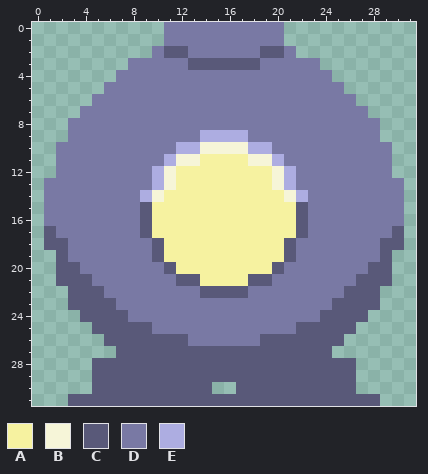
Pixel-art file -- Tests/art_src/bathy.ase. The picture above was drawn from the file before the commit.
32x32 pixels, 1 frame.
Palette (. is transparent): A #f6f2a0  B #f6f5d8  C #595979  D #7979a4  E #adade1
After:
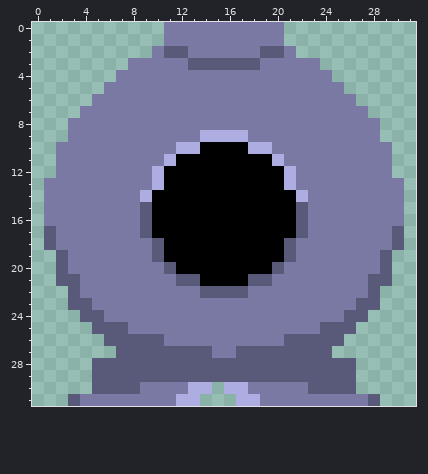
Change:
Colour A changes from #f6f2a0 to #000000.
Layers "Layer 1 Copy Copy #3", "Layer 1 Copy Copy #2", "Layer 1 Copy Copy":
Colour B gives way to colour A in row 10 at x 14 to 17; in row 11 at x 12 to 13 and 18 to 19; in rows 12 to 13 at x 11 and 20; in row 14 at x 10 and 21.
Colour C gives way to colour D in row 18 at x 2 and 29; in row 20 at x 3 and 28; in row 21 at x 4 and 27; in row 22 at x 4 to 5 and 26 to 27; in row 23 at x 5 to 6 and 25 to 26; in row 24 at x 6 to 7 and 24 to 25.
Colour C gives way to colour D in row 25 at x 8 to 9 and 22 to 23; in row 26 at x 11 to 12 and 19 to 20; in row 27 at x 15 to 16; in row 30 at x 9 to 12 and 18 to 22; in row 31 at x 4 to 11 and 19 to 27.
The edit adds colour E in row 30 at x 16.
Colour C gives way to colour E in row 30 at x 13 to 14 and 17; in row 31 at x 12 to 13 and 17 to 18.
The author cleared colour C in row 31 at x 14 to 16.
